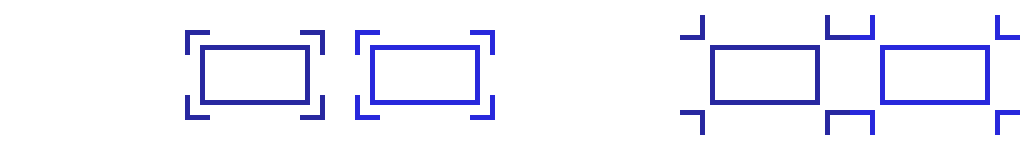
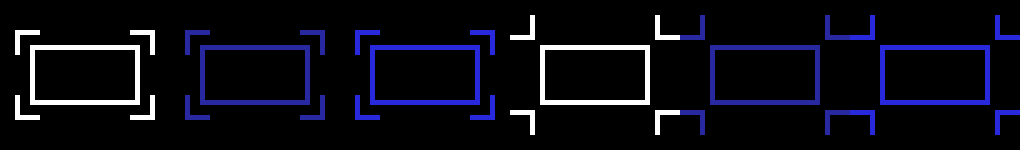
Before/after of a w=1020, h=150 layered artwork. What changed in the layer stack:
showed "图层 0" over (0, 0, 1020, 150)
